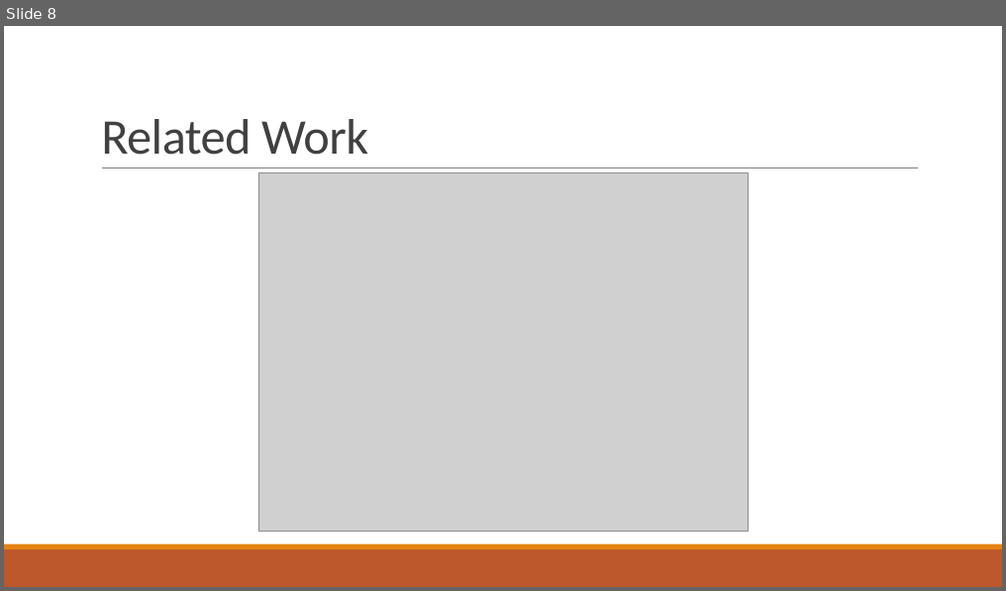
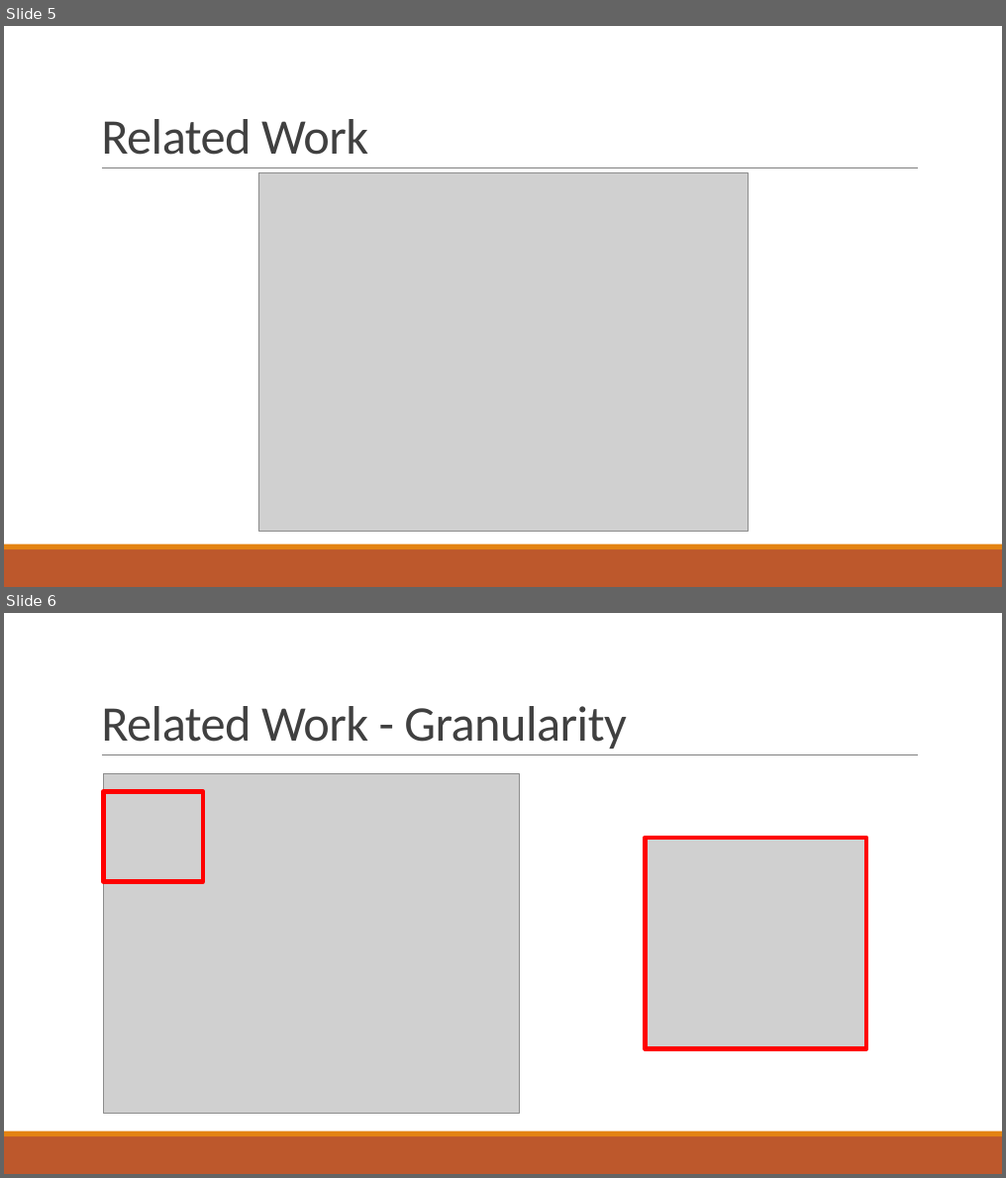
Before and after one commit to npalacio/School, a slide deck: Capstone/Presentation/CapstoneProposal.pptx. Shown one above the other, each under a label of ours: slide 8 before the commit, slides 5 and 6 after it. The pictures are 1006x591 and 1006x1178 pixels, drawn with LibreOffice and Linux fonts; fonts in the diff are those of the drawing; grey boxes stand for pictures. Boxes give left, top, right and bottom in pixels: in the first picture for what was removed or moved away, otherwise in the second. Text is boxed around its words. In the diff, an @@ line names an element or a change of style, - is before the commit and + after.

```diff
--- a/Capstone/Presentation/CapstoneProposal.pptx
+++ b/Capstone/Presentation/CapstoneProposal.pptx
@@ slide 6 added at (4,613,1002,1174), background #FFFFFF; not listed: 3 template elements that a slide beside it also shows @@
@@ title added at (101,706,627,749), 48 pt, text #404040 @@
+Related Work - Granularity
@@ picture added at (104,773,520,1114) @@
@@ rectangle added at (104,792,203,881), outline #FF0000 4.5 pt @@
@@ picture added at (645,838,866,1049) @@
@@ rectangle added at (645,838,866,1049), outline #FF0000 4.5 pt @@
@@ what was slide 8 is now slide 5 @@
```
Also in this commit, not shown: 9 slides changed, 7 other slides added, 3 slides removed, 1 other file.
